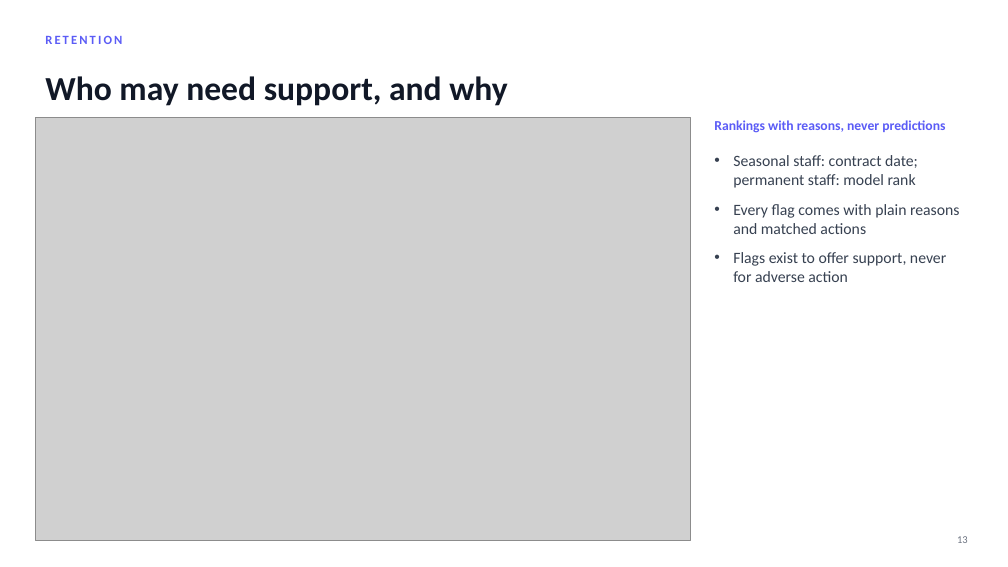
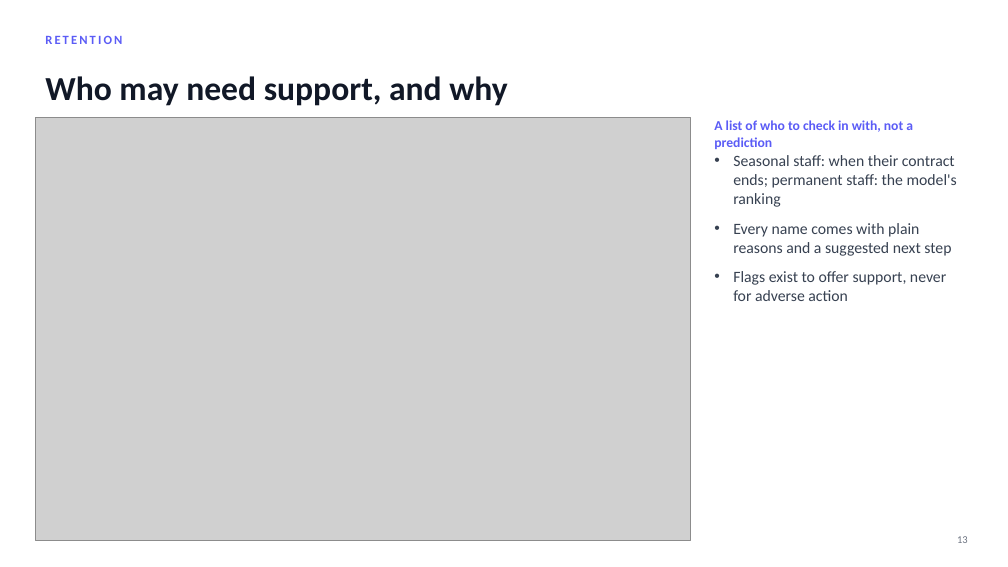
Before and after one commit to Ashu-Stark/Hospitality-, a slide deck: slide 13 of docs/HOI_Progress_Update.pptx. Drawn at 1008x567 pixels with LibreOffice and Linux fonts; fonts in the diff are those of the drawing; grey boxes stand for pictures; background and template pictures are left out. Boxes give left, top, right and bottom in pixels: in the first picture for what was removed or moved away, otherwise in the second. Text is boxed around its words. In the diff, an @@ line names an element or a change of style, - is before the commit and + after.

Commit message:
docs: progress deck in plain language (no jargon)

```diff
--- a/docs/HOI_Progress_Update.pptx
+++ b/docs/HOI_Progress_Update.pptx
@@ text at <box>714,120,913,149</box>: text changed @@
-Rankings with reasons, never predictions
+A list of who to check in with, not a prediction
@@ text at <box>733,155,957,256</box>: text changed @@
-• Seasonal staff: contract date; permanent staff: model rank
-• Every flag comes with plain reasons and matched actions
+• Seasonal staff: when their contract ends; permanent staff: the model's ranking
+• Every name comes with plain reasons and a suggested next step
```
Also in this commit, not shown: 8 other slides changed.
